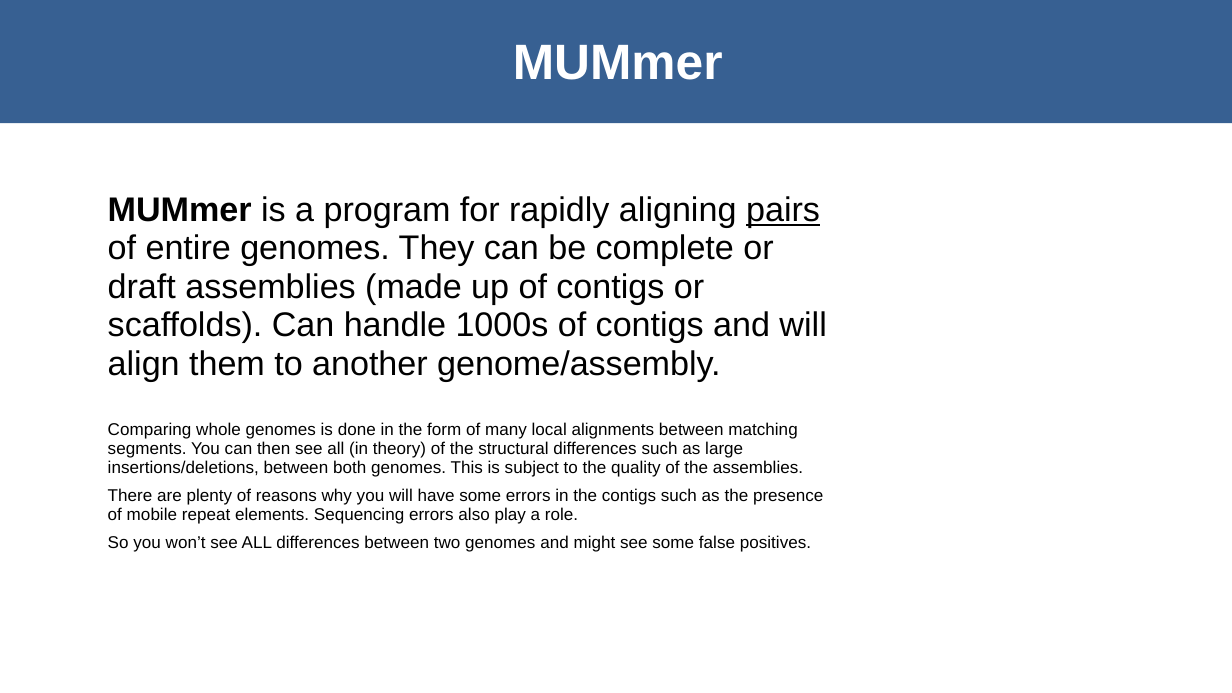
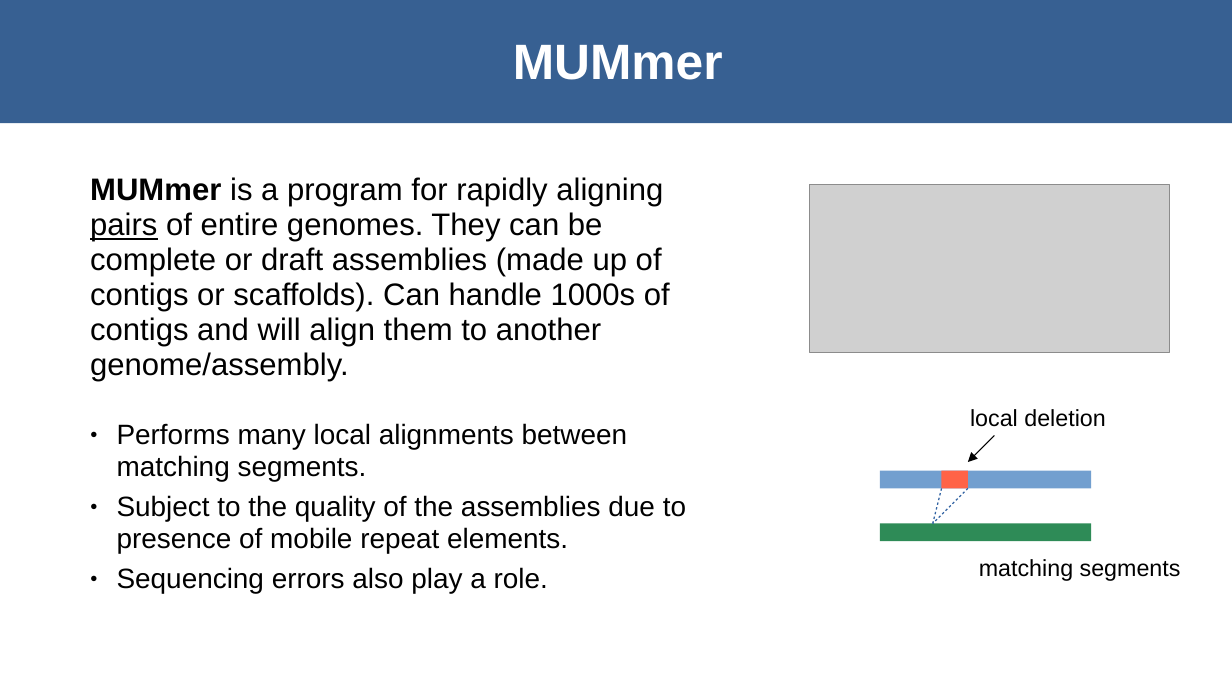
Before and after one commit to dmnfarrell/mtbdiff, a slide deck: slide 3 of orygis_project/talk_nov19.odp. Drawn at 1232x693 pixels with LibreOffice and Linux fonts; fonts in the diff are those of the drawing; grey boxes stand for pictures. Boxes give left, top, right and bottom in pixels: in the first picture for what was removed or moved away, otherwise in the second. Text is boxed around its words. In the diff, an @@ line names an element or a change of style, - is before the commit and + after.

Commit message:
finish up talk

```diff
--- a/orygis_project/talk_nov19.odp
+++ b/orygis_project/talk_nov19.odp
@@ text "MUMmer is a program for ...": place and size @@
-text "MUMmer is a program for ..." at <box>108,196,826,552</box>
+text "MUMmer is a program for ..." at <box>90,177,686,593</box>
@@ text at <box>90,177,670,382</box>: size 22 to 20 pt in "MUMmer is a program for rapidly aligning ..." @@
@@ picture added at <box>809,184,1169,352</box> @@
@@ text added at <box>970,409,1105,427</box>, 15 pt, text #000000 @@
+local deletion
@@ text at <box>117,423,686,593</box>: text changed; size 11 to 18 pt @@
-Comparing whole genomes is done in the form of many local alignments between matching segments. You can then see all (in theory) of the structural differences such as large insertions/deletions, between both genomes. This is subject to the quality of the assemblies.
-There are plenty of reasons why you will have some errors in the contigs such as the presence of mobile repeat elements. Sequencing errors also play a role.
-So you won’t see ALL differences between two genomes and might see some false positives.
+● Performs many local alignments between matching segments.
+● Subject to the quality of the assemblies due to presence of mobile repeat elements.
+● Sequencing errors also play a role.
@@ arrow added from (995, 436) to (968, 462), #000000 0.79 pt @@
@@ rectangle added at <box>880,471,1091,489</box>, fill #729FCF @@
@@ rectangle added at <box>942,471,969,489</box>, fill #FF6347 @@
@@ line added from (968, 489) to (934, 524), #3465A4 0.79 pt @@
@@ line added from (942, 489) to (934, 524), #3465A4 0.79 pt @@
@@ rectangle added at <box>880,524,1091,542</box>, fill #2E8B57 @@
@@ text added at <box>979,559,1181,581</box>, 15 pt, text #000000 @@
+matching segments
```
Also in this commit, not shown: 8 other slides changed, 8 slides added, 6 slides removed, 6 other files.
